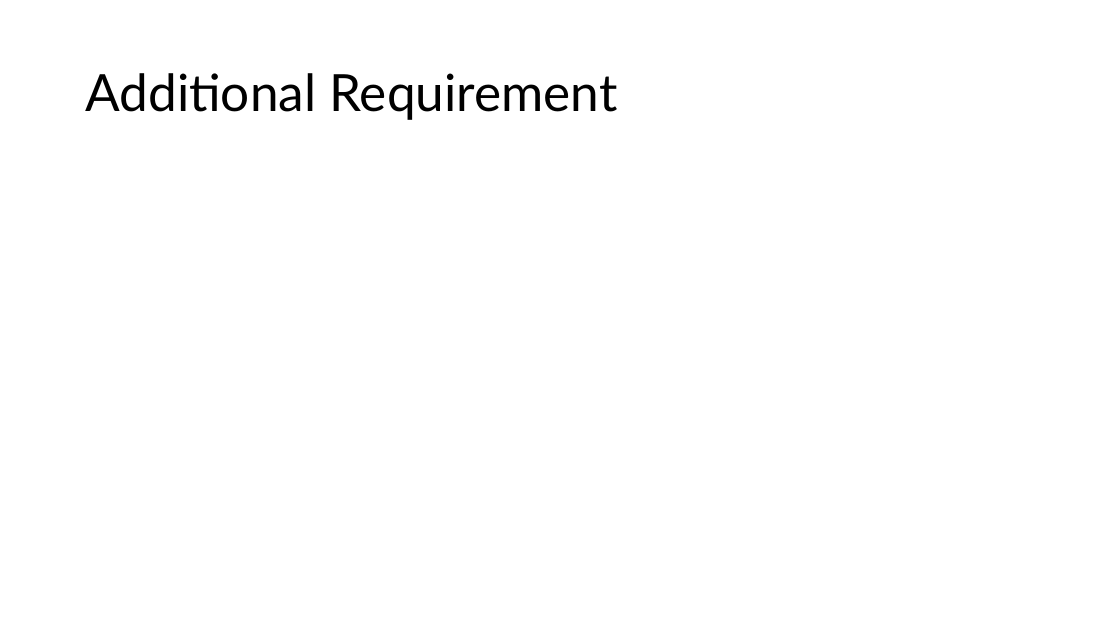
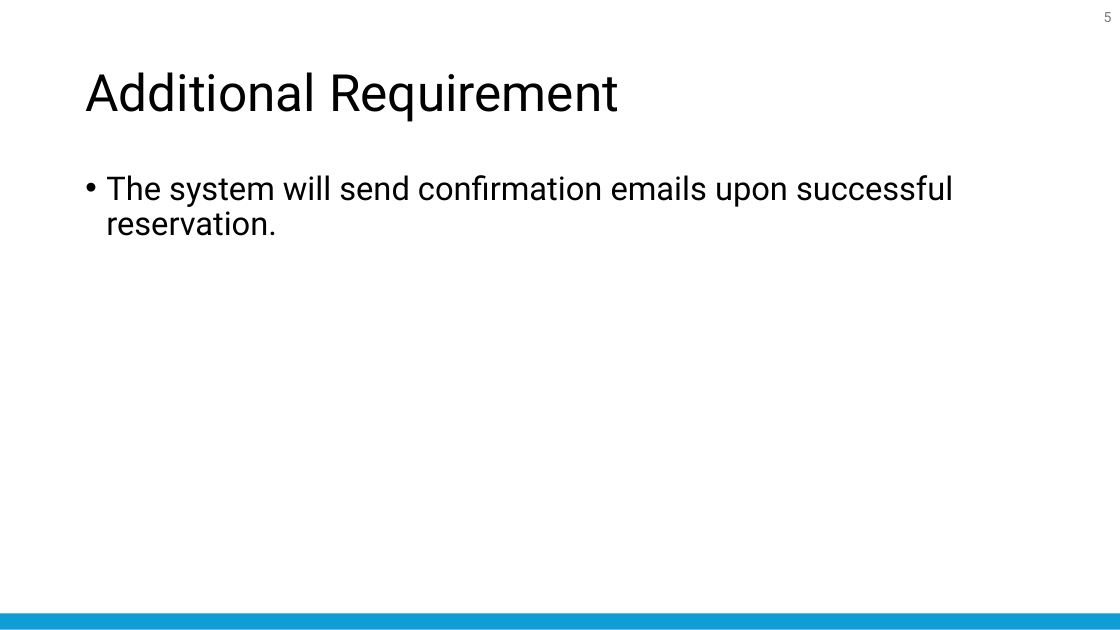
Before and after one commit to nattapong232/DentistBooking, a slide deck: slide 5 of SRS.pptx (slide 7 before the commit). Drawn at 1120x630 pixels with LibreOffice and Linux fonts; fonts in the diff are those of the drawing. Boxes give left, top, right and bottom in pixels: in the first picture for what was removed or moved away, otherwise in the second. Text is boxed around its words. In the diff, an @@ line names an element or a change of style, - is before the commit and + after.

```diff
--- a/SRS.pptx
+++ b/SRS.pptx
@@ page number added at [1104,12,1112,22], 12 pt, text #797979 @@
+5
@@ title "Additional Requirement" at [85,72,619,122]: font Lato to Roboto @@
@@ text added at [106,175,953,236], 28 pt, text #000000 @@
+• The system will send confirmation emails upon successful reservation.
@@ rounded rectangle added at [0,613,1120,629], fill #0E9ED5 @@
```
Also in this commit, not shown: 6 other slides changed, 13 slides added, 3 slides removed, 12 other files.
